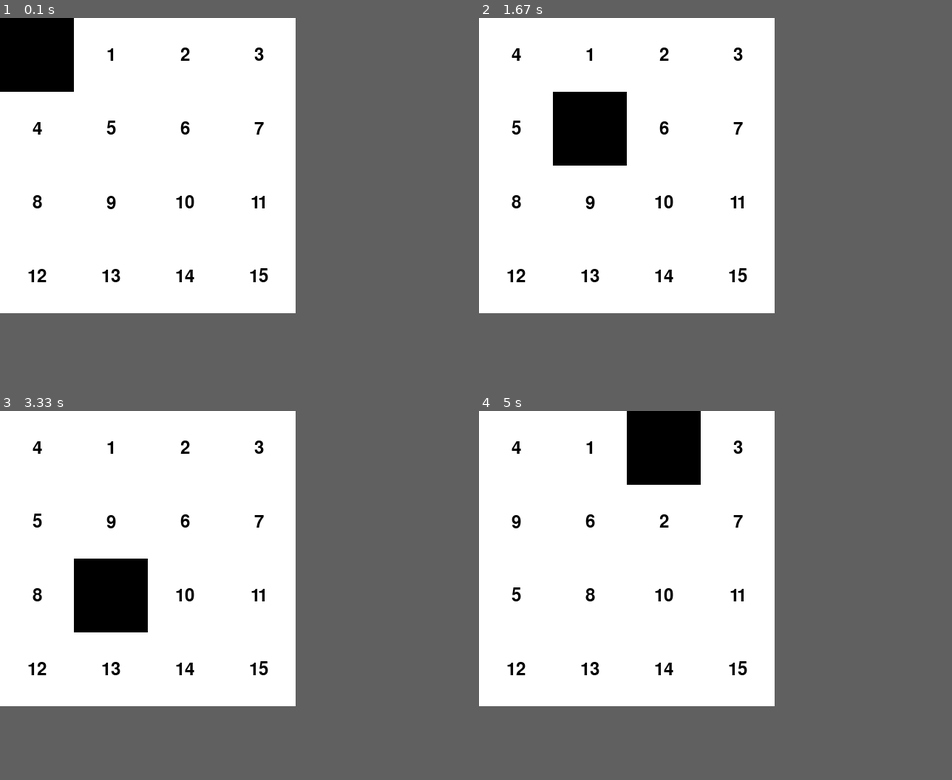
Above: before the commit, frames 1-4 (two rows, left to right).
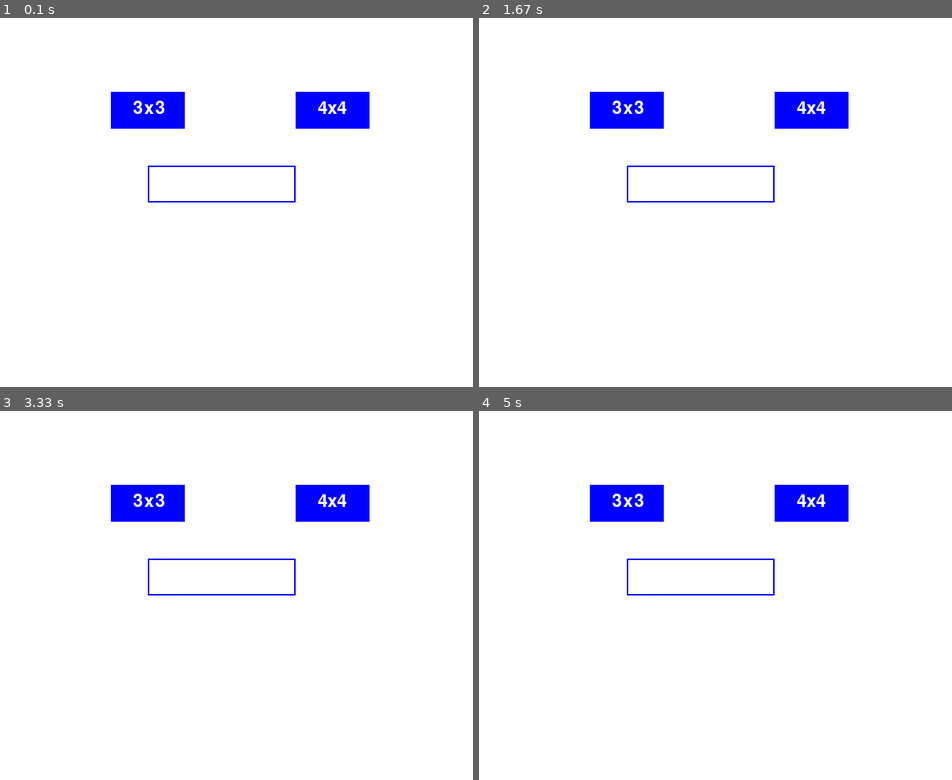
Above: after the commit, the same moments.

Repository: TahianSylvain/AlgoM1S1
Game: pygame game, started from puzzle_front.py
Two runs of this game, one before a commit and one after it. Both use one fixed random seed, a clock stepped at 60 frames per second and the inputs below.
Inputs (mouse positions are in pixels of both pictures, inside the frame that each line leads up to):
- Up to frame 1 (0.1 s): no input
- Up to frame 2 (1.67 s): click (625, 165) at 0.38 s; click (545, 150) at 1.28 s; click (587, 143) at 1.62 s
- Up to frame 3 (3.33 s): click (61, 540) at 1.95 s; click (122, 540) at 2.28 s; click (122, 451) at 2.62 s; click (113, 529) at 2.98 s; click (132, 562) at 3.28 s
- Up to frame 4 (5 s): click (535, 569) at 3.62 s; click (526, 547) at 3.95 s; click (597, 488) at 4.28 s; click (687, 521) at 4.62 s; click (625, 451) at 4.95 s
In our replay, the window is 400x400 before the commit and 640x500 after it. These sizes can differ from the game's own. Grey fills any space a smaller window leaves; there, only what the larger window draws over its background counts as a difference.

The runs differ from the first frame. In frame 1, 7.2% of the frame differs, in the area x 0-79%, y 0-72%; in frame 2, 6.4%; in frame 3, 7.2%; in frame 4, 7.2%, in the area x 5-79%, y 0-72%.

Commit message:
Update puzzle_front.py

Diff:
--- a/puzzle_front.py
+++ b/puzzle_front.py
@@ -1,8 +1,9 @@
 import pygame
 
+from main__GUI import dim
 
 pygame.init()
-width, height, dim = 400, 400, 4
+move, width, height = 5, 400, 400
 white = (255, 255, 255)
 black = (0, 0, 0)
 tile_size = width // dim
@@ -13,7 +14,7 @@
 
 # Create the puzzle grid
 grid = [[i + j * dim for i in range(dim)] for j in range(dim)]
-
+print()
 
 def draw_grid():
     for row in range(dim):
@@ -28,16 +29,23 @@
                 screen.blit(text, text_rect)
 
 
+count = 0
 def permute_blank(row, col):
+    global count
+
     for i in range(dim):
         for j in range(dim):
             if grid[i][j] == 0:
                 blank_row, blank_col = i, j
 
-    # Check if the clicked cell is adjacent to the blank cell
     if abs(row - blank_row) + abs(col - blank_col) == 1:
-        # Swap the values
+        count += 1
         grid[blank_row][blank_col], grid[row][col] = grid[row][col], grid[blank_row][blank_col]
+
+
+
+def swap_fully_cells(): pass
+
 
 
 def handle_input():
@@ -51,6 +59,8 @@
             if grid[row][col]:
                 permute_blank(row, col)
                 draw_grid()
+                if count // move:
+                    swap_fully_cells()
 
 
 while True:
